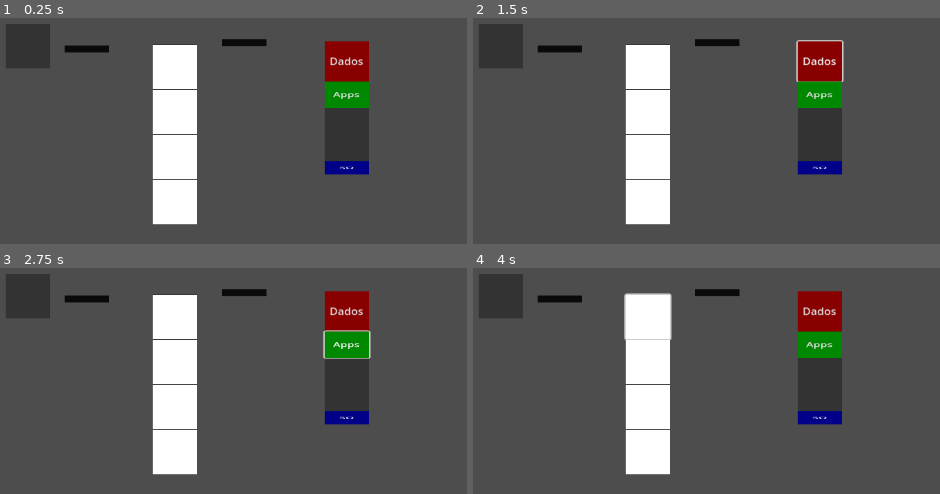
Above: before the commit, frames 1-4 (two rows, left to right).
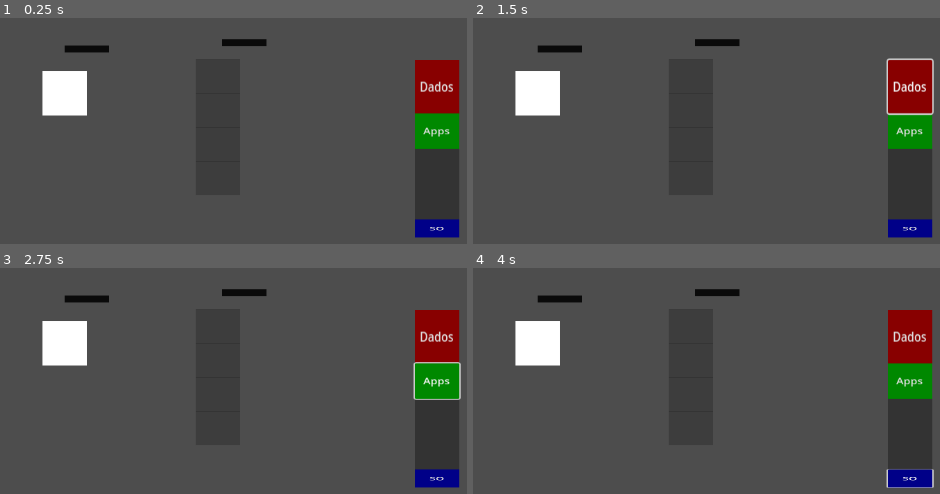
Above: after the commit, the same moments.

Repository: oiminion/GRINDOS
Game: Godot game, scene res://MainComponent/Main/main.tscn
Same seed, same stepped clock (60 frames per second), same inputs: the game is played once before the commit and once after it. The project has no main scene, so this scene is started directly.
Inputs (mouse positions are in pixels of both pictures, inside the frame that each line leads up to):
- Up to frame 1 (0.25 s): no input
- Up to frame 2 (1.5 s): click (645, 67) at 0.52 s; click "Dados" at 1.25 s
- Up to frame 3 (2.75 s): click "Apps" at 2 s
- Up to frame 4 (4 s): click "SO" at 2.75 s; click (645, 317) at 3.52 s

The runs differ from the first frame. In frame 1, 24% of the frame differs, in the area x 1-99%, y 2-98%; in frame 2, 25%; in frame 3, 25%; in frame 4, 25%.

Commit message:
CPU completo?????????

Diff:
--- /dev/null
+++ b/Auxiliar/cable.gd
@@ -0,0 +1,7 @@
+extends Sprite2D
+
+func Connect_Module(module1: Module, module2: Module) -> void:
+	self.global_position = (module1.global_position + module2.global_position) / 2
+	look_at(module2.global_position)
+	var distance = module1.global_position.distance_to(module2.global_position)
+	scale.x = distance / 65
--- a/Auxiliar/cable.tscn
+++ b/Auxiliar/cable.tscn
@@ -1,9 +1,11 @@
-[gd_scene load_steps=2 format=3 uid="uid://cacsol6mq74a"]
+[gd_scene load_steps=3 format=3 uid="uid://cacsol6mq74a"]
 
 [ext_resource type="Texture2D" uid="uid://bmgq56c4breod" path="res://img/White_square.png" id="1_32rrn"]
+[ext_resource type="Script" uid="uid://c08xfo8iyo865" path="res://Auxiliar/cable.gd" id="2_8vmo7"]
 
 [node name="Cable" type="Sprite2D"]
 modulate = Color(0.0383972, 0.0383972, 0.0383972, 1)
 z_index = -1
 scale = Vector2(1, 0.15)
 texture = ExtResource("1_32rrn")
+script = ExtResource("2_8vmo7")
--- a/Auxiliar/module.gd
+++ b/Auxiliar/module.gd
@@ -2,7 +2,7 @@
 
 class_name Module
 
-signal button_pressed
+signal button_pressed(module: Module)
 
 func _on_button_button_up() -> void:
-	button_pressed.emit()
+	button_pressed.emit(self)
--- a/Auxiliar/module.tscn
+++ b/Auxiliar/module.tscn
@@ -25,6 +25,7 @@
 metadata/_edit_use_anchors_ = true
 
 [node name="Button" type="Button" parent="Control"]
+z_index = 1
 layout_mode = 1
 anchors_preset = 15
 anchor_right = 1.0
--- a/Auxiliar/process.gd
+++ b/Auxiliar/process.gd
@@ -1,21 +1,34 @@
 extends "res://Auxiliar/module.gd"
 
 @export var free: bool = true
+@export var connected: bool = false
 
 @export var interruption_probability: float = 0.0
 @export var patience: int = 0
+@export var max_patience: int = 0
 @export var progress: int = 0
 @export var conclude: int = 0
 
-func Alocate_Space(interruption_probability: float, patience: int, conclude: int) -> void:
+func Update_Max_Ui() -> void:
+	$Control/patience_bar.max_value = max_patience
+	$Control/progress_bar.max_value = conclude
+
+func _ready():
+	self.button_pressed.connect(get_parent().Process_Selected)
+
+func Alocate_Space(interruption_probability: float, max_patience: int, conclude: int) -> void:
 	if not free:
 		print("tried to alocate alocated space")
 		return
 	free = false
 	self.interruption_probability = interruption_probability
-	self.patience = patience
+	self.patience = max_patience
+	self.max_patience = max_patience
 	self.progress = 0
 	self.conclude = conclude
+	Update_Max_Ui()
+	$Control/patience_bar.visible = true
+	$Control/progress_bar.visible = true
 
 func Free_Space() -> void:
 	if free:
@@ -25,4 +38,23 @@
 	self.patience = 0
 	self.progress = 0
 	self.conclude = 0
+	self.connected = false
+	$Control/patience_bar.visible = false
+	$Control/progress_bar.visible = false
 	free = true
+
+func Connect_CPU() -> void:
+	connected = true
+
+func _on_cycle_timer_timeout() -> void:#WIP
+	if connected:
+		patience = max_patience
+		progress += 1
+		$Control/progress_bar.value = progress
+		if progress >= conclude:
+			Free_Space()
+	elif not free:
+		patience -= 1
+		$Control/patience_bar.value = patience
+		if patience <= 0:
+			Free_Space()
--- a/Auxiliar/process.tscn
+++ b/Auxiliar/process.tscn
@@ -1,12 +1,66 @@
-[gd_scene load_steps=3 format=3 uid="uid://d3qcdy0o7pcy7"]
+[gd_scene load_steps=7 format=3 uid="uid://d3qcdy0o7pcy7"]
 
 [ext_resource type="PackedScene" uid="uid://dmul4d8g5t4s" path="res://Auxiliar/module.tscn" id="1_xk82q"]
 [ext_resource type="Script" uid="uid://dpeft7uwpusrg" path="res://Auxiliar/process.gd" id="2_2csyo"]
 
+[sub_resource type="StyleBoxFlat" id="StyleBoxFlat_hy43w"]
+bg_color = Color(0.239216, 0.239216, 0.239216, 1)
+
+[sub_resource type="StyleBoxFlat" id="StyleBoxFlat_2csyo"]
+bg_color = Color(1, 0.807843, 0, 1)
+
+[sub_resource type="StyleBoxFlat" id="StyleBoxFlat_dqmuj"]
+bg_color = Color(0.239216, 0.239216, 0.239216, 1)
+
+[sub_resource type="StyleBoxFlat" id="StyleBoxFlat_tke2d"]
+bg_color = Color(1, 1, 1, 1)
+
 [node name="Process" instance=ExtResource("1_xk82q")]
 script = ExtResource("2_2csyo")
 free = true
+connected = false
 interruption_probability = 0.0
 patience = 0
+max_patience = 0
 progress = 0
 conclude = 0
+
+[node name="Background" parent="." index="1"]
+modulate = Color(0.241156, 0.241156, 0.241156, 1)
+
+[node name="patience_bar" type="ProgressBar" parent="Control" index="1"]
+visible = false
+layout_mode = 1
+anchors_preset = -1
+anchor_left = 1.0
+anchor_right = 1.0
+anchor_bottom = 1.0
+offset_left = 4.0
+offset_right = 8.0
+grow_horizontal = 0
+grow_vertical = 2
+theme_override_styles/background = SubResource("StyleBoxFlat_hy43w")
+theme_override_styles/fill = SubResource("StyleBoxFlat_2csyo")
+value = 75.0
+fill_mode = 3
+show_percentage = false
+
+[node name="progress_bar" type="ProgressBar" parent="Control" index="2"]
+visible = false
+layout_mode = 1
+anchors_preset = 15
+anchor_right = 1.0
+anchor_bottom = 1.0
+grow_horizontal = 2
+grow_vertical = 2
+theme_override_styles/background = SubResource("StyleBoxFlat_dqmuj")
+theme_override_styles/fill = SubResource("StyleBoxFlat_tke2d")
+value = 75.0
+fill_mode = 3
+show_percentage = false
+
+[node name="Cycle_Timer" type="Timer" parent="." index="3"]
+wait_time = 0.1
+autostart = true
+
+[connection signal="timeout" from="Cycle_Timer" to="." method="_on_cycle_timer_timeout"]
--- /dev/null
+++ b/MainComponent/CPU/cpu.gd
@@ -0,0 +1 @@
+extends "res://Auxiliar/module.gd"
--- a/MainComponent/CPU/cpu.tscn
+++ b/MainComponent/CPU/cpu.tscn
@@ -1,16 +1,11 @@
 [gd_scene load_steps=3 format=3 uid="uid://c2lbf6i01hau7"]
 
-[ext_resource type="Texture2D" uid="uid://bmgq56c4breod" path="res://img/White_square.png" id="1_fa4a8"]
+[ext_resource type="PackedScene" uid="uid://dmul4d8g5t4s" path="res://Auxiliar/module.tscn" id="1_fa4a8"]
+[ext_resource type="Script" uid="uid://c1mst652ugfsj" path="res://MainComponent/CPU/cpu.gd" id="2_xevag"]
 
-[sub_resource type="RectangleShape2D" id="RectangleShape2D_umpus"]
-size = Vector2(64, 64)
+[node name="CPU" instance=ExtResource("1_fa4a8")]
+script = ExtResource("2_xevag")
 
-[node name="CPU" type="StaticBody2D"]
-disable_mode = 1
+[node name="Timer" type="Timer" parent="." index="3"]
 
-[node name="CollisionShape2D" type="CollisionShape2D" parent="."]
-shape = SubResource("RectangleShape2D_umpus")
-
-[node name="Background" type="Sprite2D" parent="."]
-modulate = Color(0.201527, 0.201527, 0.201527, 1)
-texture = ExtResource("1_fa4a8")
+[connection signal="timeout" from="Timer" to="." method="_on_timer_timeout"]
--- /dev/null
+++ b/MainComponent/Main/main.gd
@@ -0,0 +1,32 @@
+extends Node2D
+
+@export var Selected: Module = null
+
+func _on_cpu_button_pressed(module: Module) -> void:
+	if Selected == null:
+		Selected = module
+	elif Selected.get_parent() == $Disk:
+		Selected = null
+	elif Selected.get_parent() != module.get_parent():
+		$CableCPU.Connect_Module(Selected, module)
+		Selected.Connect_CPU()
+		Selected = null
+
+func _on_ram_fixo_module_selected(module: Module) -> void:
+	if Selected == null:
+		Selected = module
+	elif Selected == $CPU:
+		$CableCPU.Connect_Module(Selected, module)
+		Selected = null
+	elif Selected.get_parent() == $Disk:
+		$CableDisk.Connect_Module(Selected, module)
+		Selected = null
+
+func _on_disk_module_selected(module: Module) -> void:
+	if Selected == null:
+		Selected = module
+	elif Selected == $CPU:
+		Selected = null
+	elif Selected.get_parent() != module.get_parent():
+		$CableDisk.Connect_Module(Selected, module)
+		Selected = null
--- a/MainComponent/Main/main.tscn
+++ b/MainComponent/Main/main.tscn
@@ -1,14 +1,16 @@
-[gd_scene load_steps=5 format=3 uid="uid://b38ctrmsfy4v0"]
+[gd_scene load_steps=6 format=3 uid="uid://b38ctrmsfy4v0"]
 
 [ext_resource type="PackedScene" uid="uid://c2lbf6i01hau7" path="res://MainComponent/CPU/cpu.tscn" id="1_2gdhm"]
+[ext_resource type="Script" uid="uid://d25lx0gcxvmj8" path="res://MainComponent/Main/main.gd" id="1_io58n"]
 [ext_resource type="PackedScene" uid="uid://cacsol6mq74a" path="res://Auxiliar/cable.tscn" id="2_7mhkn"]
 [ext_resource type="PackedScene" uid="uid://dnnx2xs4dw1pe" path="res://MainComponent/RAM/ram_fixo.tscn" id="3_tpbwl"]
 [ext_resource type="PackedScene" uid="uid://cd1wjm1wl8j24" path="res://MainComponent/disk/disk.tscn" id="4_io58n"]
 
 [node name="Main" type="Node2D"]
+script = ExtResource("1_io58n")
 
 [node name="CPU" parent="." instance=ExtResource("1_2gdhm")]
-position = Vector2(95, 110)
+position = Vector2(148, 178)
 
 [node name="CableCPU" parent="." instance=ExtResource("2_7mhkn")]
 position = Vector2(180, 114)
@@ -17,7 +19,11 @@
 position = Vector2(407, 105)
 
 [node name="RAM_fixo" parent="." instance=ExtResource("3_tpbwl")]
-position = Vector2(275, 107)
+position = Vector2(337, 129)
 
 [node name="Disk" parent="." instance=ExtResource("4_io58n")]
-position = Vector2(523, 103)
+position = Vector2(653, 130)
+
+[connection signal="button_pressed" from="CPU" to="." method="_on_cpu_button_pressed"]
+[connection signal="Module_Selected" from="RAM_fixo" to="." method="_on_ram_fixo_module_selected"]
+[connection signal="Module_Selected" from="Disk" to="." method="_on_disk_module_selected"]
--- a/MainComponent/RAM/ram.gd
+++ b/MainComponent/RAM/ram.gd
@@ -3,13 +3,5 @@
 @export var max_capacity: float = 20
 @export var segmentation: String
 
-func Update_Size() -> void:
-	$memory_space.scale.y = max_capacity / 5
-	$memory_space.position.y = 32 * $memory_space.scale.y
-
 func Add_Capacity(value: float) -> void:
 	max_capacity += value
-	Update_Size()
-
-func _ready() -> void:
-	Update_Size()
--- a/MainComponent/RAM/ram.tscn
+++ b/MainComponent/RAM/ram.tscn
@@ -8,6 +8,6 @@
 
 [node name="memory_space" type="Sprite2D" parent="."]
 modulate = Color(0.2, 0.2, 0.2, 1)
-position = Vector2(32, 64)
-scale = Vector2(1, 2)
+position = Vector2(32, 96)
+scale = Vector2(1, 3)
 texture = ExtResource("1_ws0ac")
--- a/MainComponent/RAM/ram_fixo.gd
+++ b/MainComponent/RAM/ram_fixo.gd
@@ -2,6 +2,8 @@
 
 @export var segmentation_size: float = 5
 @export var segmentation_quantity: int = max_capacity / segmentation_size
+
+signal Module_Selected(module: Module)
 
 var processes: Array
 
@@ -19,7 +21,6 @@
 
 func Add_Capacity(value: float) -> void:
 	max_capacity += value
-	Update_Size()
 	Update_Segmentation_Quantity()
 
 func Initialize_Ram() -> void:
@@ -37,5 +38,7 @@
 
 func _ready() -> void:
 	segmentation = "fixo"
-	Update_Size()
 	Initialize_Ram()
+
+func Process_Selected(module: Module) -> void:
+	Module_Selected.emit(module)
--- a/MainComponent/disk/disk.gd
+++ b/MainComponent/disk/disk.gd
@@ -1,4 +1,6 @@
 extends Node2D
+
+signal Module_Selected(module: Module)
 
 @export var max_capacity: float = 50
 
@@ -24,3 +26,12 @@
 
 func _ready() -> void:
 	Update_Ui()
+
+func _on_data_button_pressed(module: Module) -> void:
+	Module_Selected.emit(module)
+
+func _on_apps_button_pressed(module: Module) -> void:
+	Module_Selected.emit(module)
+
+func _on_so_button_pressed(module: Module) -> void:
+	Module_Selected.emit(module)
--- a/MainComponent/disk/disk.tscn
+++ b/MainComponent/disk/disk.tscn
@@ -11,8 +11,8 @@
 
 [node name="Background" type="Sprite2D" parent="."]
 modulate = Color(0.2, 0.2, 0.2, 1)
-position = Vector2(32, 96)
-scale = Vector2(1, 3)
+position = Vector2(32, 128)
+scale = Vector2(1, 4)
 texture = ExtResource("1_n4u6b")
 
 [node name="Data" parent="." instance=ExtResource("2_uxb1l")]
@@ -23,3 +23,7 @@
 
 [node name="SO" parent="." instance=ExtResource("4_aqnfk")]
 position = Vector2(32, 160)
+
+[connection signal="button_pressed" from="Data" to="." method="_on_data_button_pressed"]
+[connection signal="button_pressed" from="Apps" to="." method="_on_apps_button_pressed"]
+[connection signal="button_pressed" from="SO" to="." method="_on_so_button_pressed"]
Not shown, added: Auxiliar/cable.gd.uid
Not shown, added: MainComponent/CPU/cpu.gd.uid
Not shown, added: MainComponent/Main/main.gd.uid
